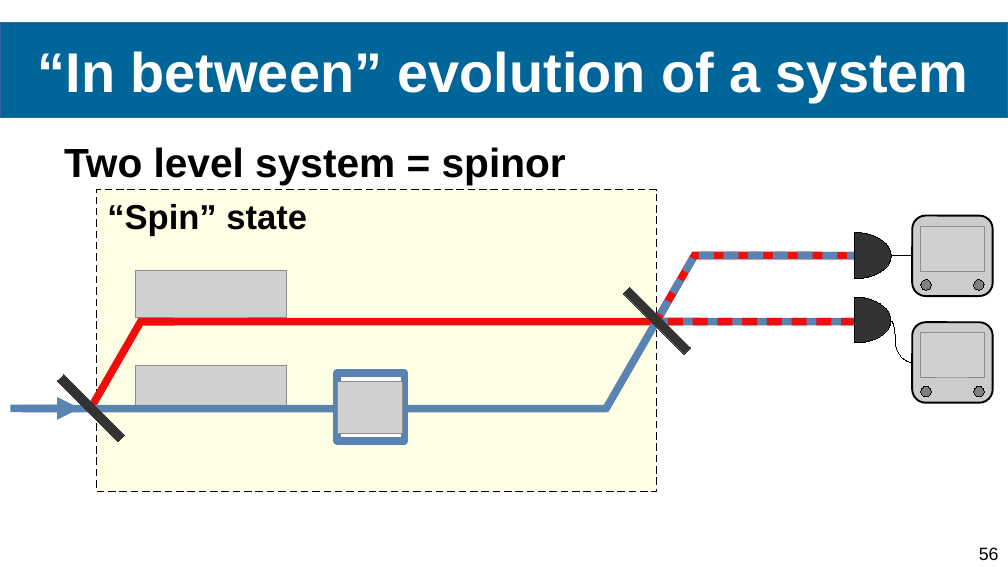
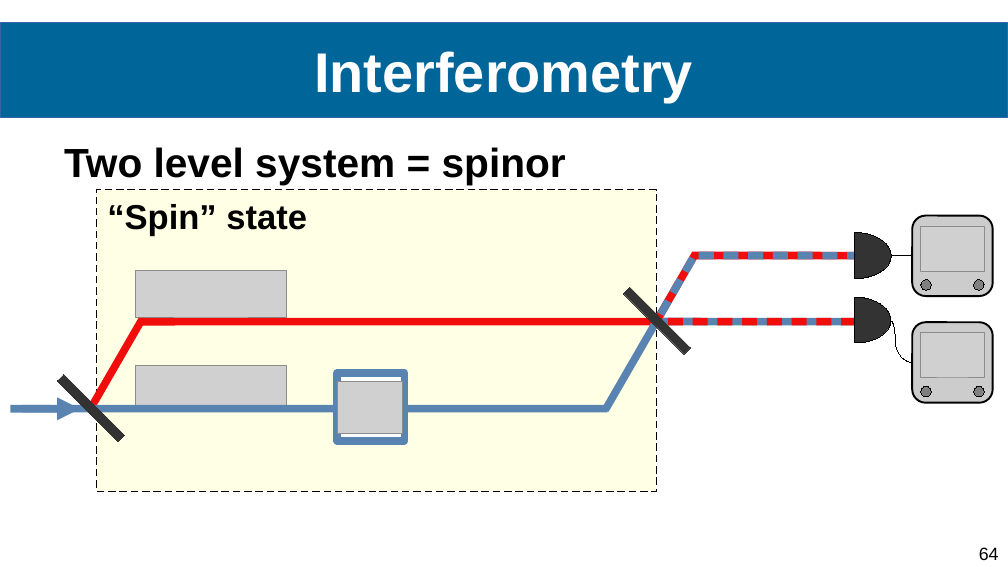
Before and after one commit to Ismaele-vincent/PhD, a slide deck: slide 64 of 2024/Conference abstract/Conference FOMO/Presentation FOMO 2024 ver3.odp (slide 56 before the commit). Drawn at 1008x567 pixels with LibreOffice and Linux fonts; fonts in the diff are those of the drawing; grey boxes stand for pictures; background and template pictures are left out. Boxes give left, top, right and bottom in pixels: in the first picture for what was removed or moved away, otherwise in the second. Text is boxed around its words. In the diff, an @@ line names an element or a change of style, - is before the commit and + after.

```diff
--- a/2024/Conference abstract/Conference FOMO/Presentation FOMO 2024 ver3.odp
+++ b/2024/Conference abstract/Conference FOMO/Presentation FOMO 2024 ver3.odp
@@ title at (314, 51, 693, 102): text changed @@
-“In between” evolution of a system
+Interferometry
@@ page number at (979, 547, 999, 560): text changed @@
-56
+64
```
Also in this commit, not shown: 21 other slides changed, 44 slides added, 3 slides removed, 7 other files.
